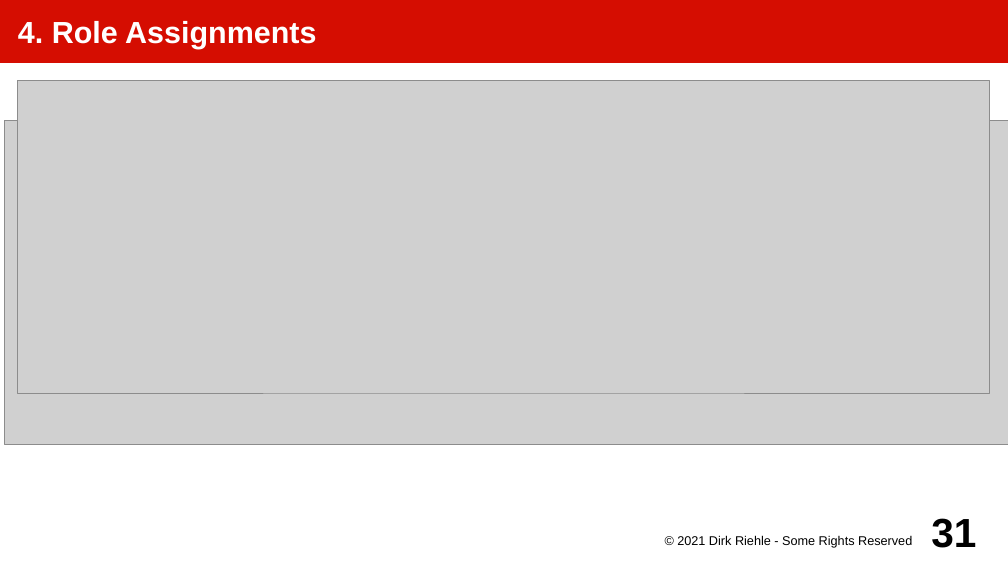
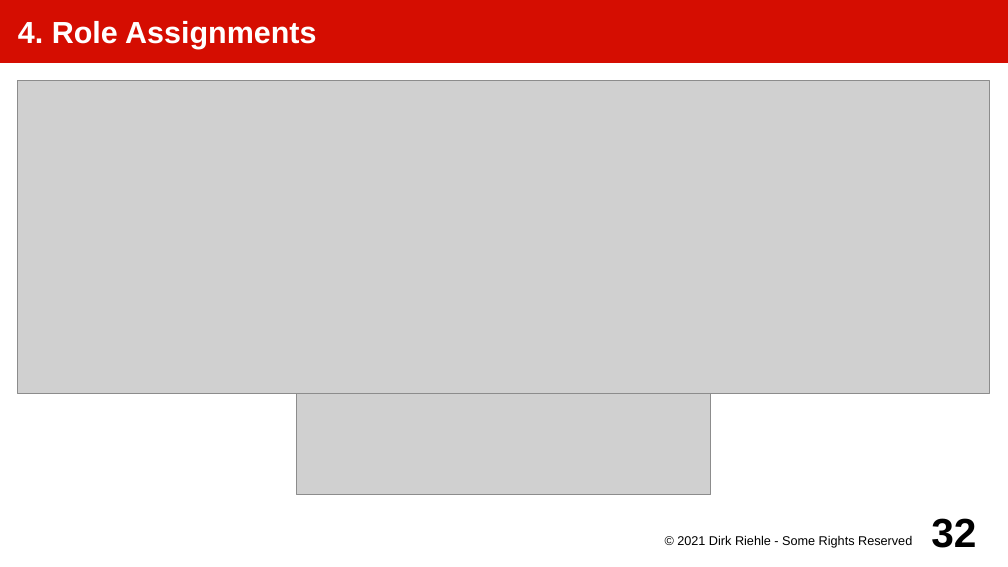
Before and after one commit to dirkriehle/amos-course, a slide deck: slide 32 of Lecture slides/AMOS A02 - Project Setup.odp (slide 31 before the commit). Drawn at 1008x567 pixels with LibreOffice and Linux fonts; fonts in the diff are those of the drawing; grey boxes stand for pictures. Boxes give left, top, right and bottom in pixels: in the first picture for what was removed or moved away, otherwise in the second. Text is boxed around its words. In the diff, an @@ line names an element or a change of style, - is before the commit and + after.

```diff
--- a/Lecture slides/AMOS A02 - Project Setup.odp
+++ b/Lecture slides/AMOS A02 - Project Setup.odp
@@ picture: place and size @@
-picture at box(5, 121, 1008, 445)
+picture at box(297, 81, 712, 496)
@@ page number at box(931, 518, 976, 548): text changed @@
-31
+32
```
Also in this commit, not shown: 1 slide added, 4 other files.
